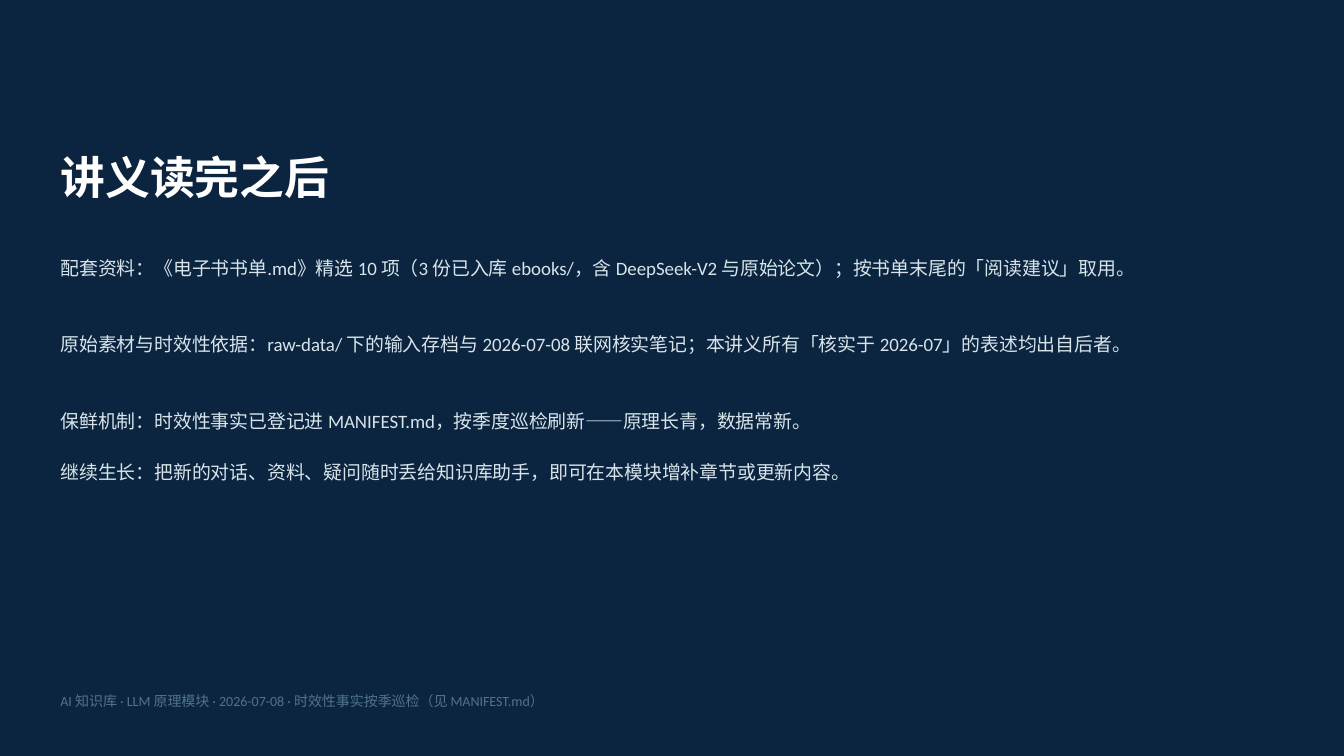
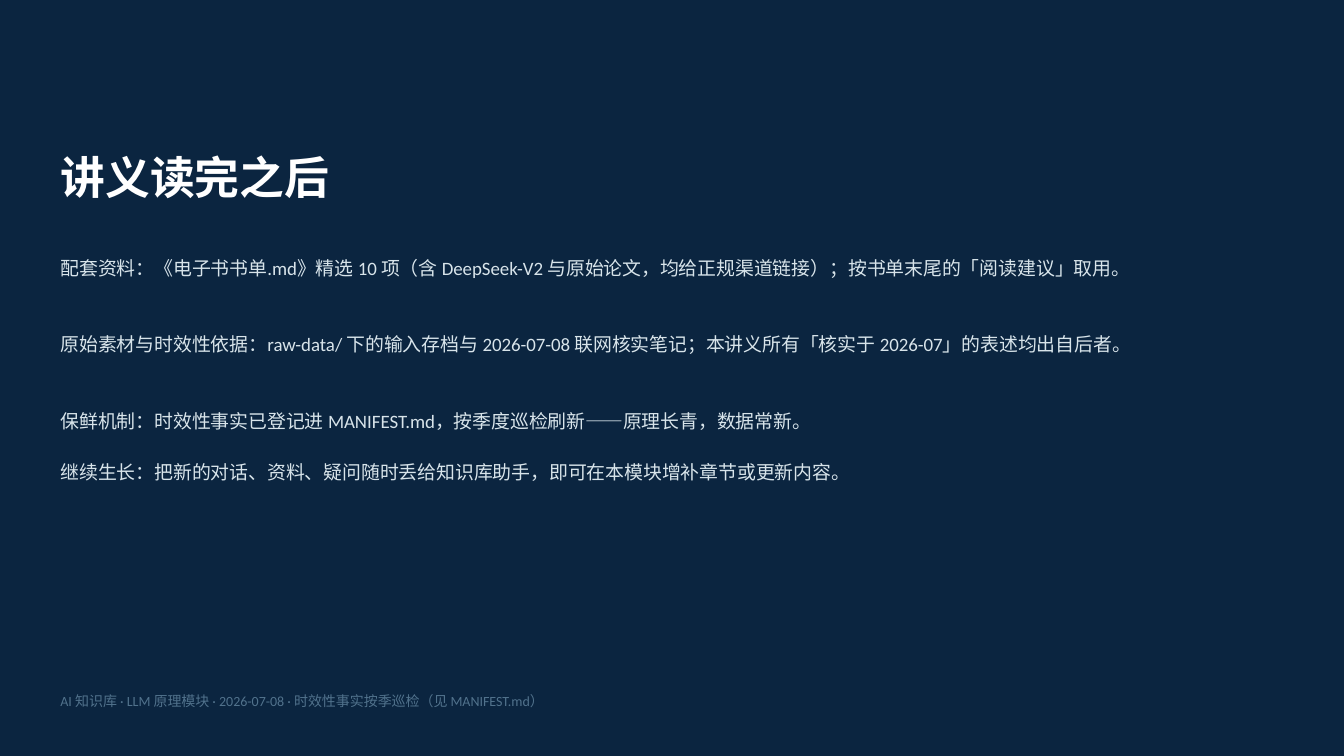
Before and after one commit to jasonlijiaxiang/myailearning-claudecode, a slide deck: slide 88 of PPT-version/LLM/LLM-讲义.pptx. Drawn at 1344x756 pixels with LibreOffice and Linux fonts; fonts in the diff are those of the drawing. Boxes give left, top, right and bottom in pixels: in the first picture for what was removed or moved away, otherwise in the second. Text is boxed around its words. In the diff, an @@ line names an element or a change of style, - is before the commit and + after.

```diff
--- a/PPT-version/LLM/LLM-讲义.pptx
+++ b/PPT-version/LLM/LLM-讲义.pptx
@@ text at <box>60,259,1130,278</box>: text changed @@
-配套资料：《电子书书单.md》精选 10 项（3 份已入库 ebooks/，含 DeepSeek-V2 与原始论文）；按书单末尾的「阅读建议」取用。
+配套资料：《电子书书单.md》精选 10 项（含 DeepSeek-V2 与原始论文，均给正规渠道链接）；按书单末尾的「阅读建议」取用。
```
Also in this commit, not shown: 1 other slide changed, 20 other files.
